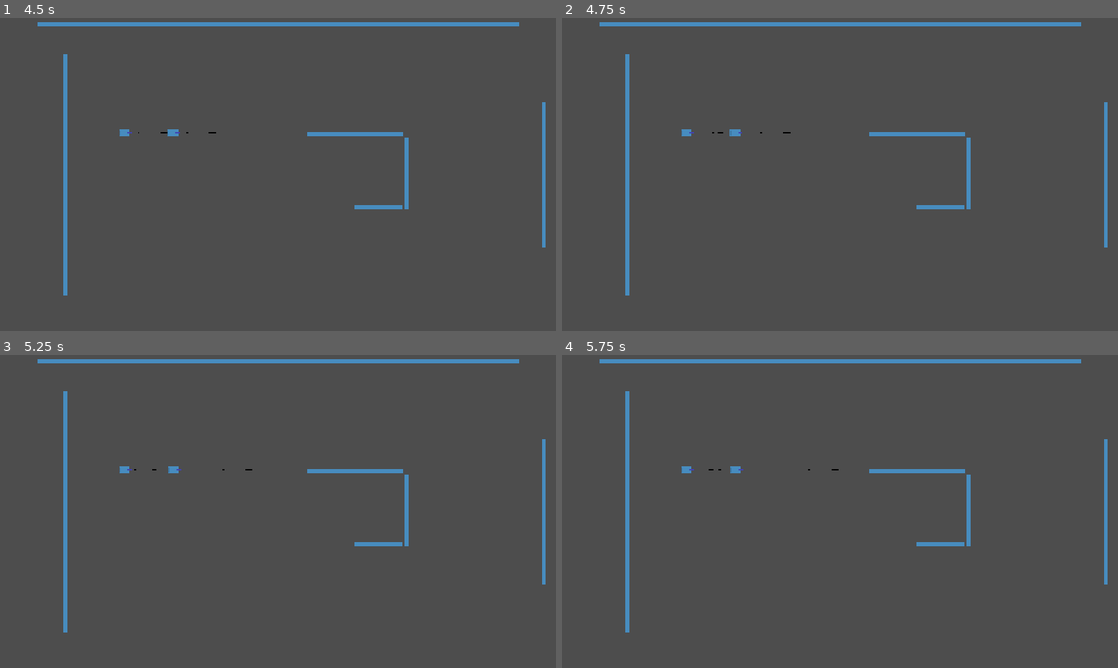
Above: before the commit, frames 1-4 (two rows, left to right).
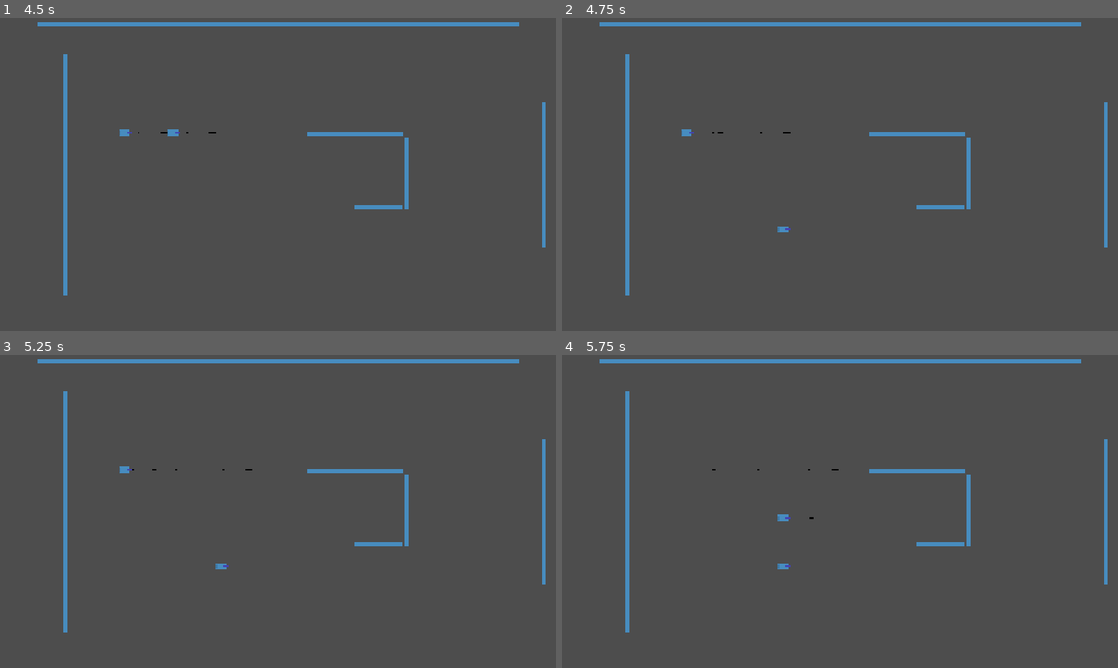
Above: after the commit, the same moments.

Repository: JoeyGiordano/TankTrouble2
Game: Godot game, scene res://game_container/game_container.tscn
Same seed, same stepped clock (60 frames per second), same inputs: the game is played once before the commit and once after it. The engine's default icon, where the game draws it, is replaced by a stand-in: a white triangle on a blue panel in a dark square.
Inputs:
- Up to frame 1 (4.5 s): click "[CutSceneOver]" at 0.5 s; click "Play" at 1.25 s; tap Q (tank1_shoot) at 2, 2.75, 2.85, 3.5 s; hold 4 2.03-2.78 s; tap 4 at 3.05, 3.8, 4.35 s; hold M (tank2_shoot) 3.53-4.28 s; tap Space at 4.25 s
- Up to frame 2 (4.75 s): no input
- Up to frame 3 (5.25 s): tap Enter at 5 s; hold 9 from 5.03 s (still down)
- Up to frame 4 (5.75 s): keep holding 9; tap 4 at 5.3 s

Frame 1 is identical in both runs. In frame 2, less than 0.1% of the frame differs, in the area x 30-42%, y 35-69%; in frame 3, less than 0.1%; in frame 4, 0.2%, in the area x 21-46%, y 35-69%.

Commit message:
Rename default bullet to basic bullet

Diff:
--- a/game/bullets/default_bullet/default_bullet.gd
+++ b/game/bullets/basic_bullet/basic_bullet.gd
@@ -1,7 +1,7 @@
 extends RigidBody2D
-class_name DefaultBullet
+class_name BasicBullet
 
-static var bullet_scene = preload("res://game/bullets/default_bullet/default_bullet.tscn")
+static var bullet_scene = preload("res://game/bullets/basic_bullet/basic_bullet.tscn")
 
 var speed : float
 var dir : Vector2
@@ -24,10 +24,10 @@
 		body.tank.die()
 		queue_free()
 
-static func instantiate(position_ : Vector2 , speed_ : float, dir_ : Vector2, lifetime_ : float) -> DefaultBullet :
+static func instantiate(position_ : Vector2 , speed_ : float, dir_ : Vector2, lifetime_ : float) -> BasicBullet :
 	#create a new bullet and return it
 	#instantiate a tank from the .tscn
-	var b : DefaultBullet = bullet_scene.instantiate() #have to call to game container here bc this method is static
+	var b : BasicBullet = bullet_scene.instantiate() #have to call to game container here bc this method is static
 
 	#set the variables
 	b.speed = speed_
--- /dev/null
+++ b/game/bullets/basic_bullet/basic_bullet.tscn
@@ -0,0 +1,26 @@
+[gd_scene load_steps=5 format=3 uid="uid://cwdtdg5xj5phs"]
+
+[ext_resource type="PhysicsMaterial" uid="uid://bnjatfvplfsop" path="res://game/bullets/basic_bullet/basic_bullet_physmat.tres" id="1_fkvyi"]
+[ext_resource type="Script" uid="uid://wrtuwofl23xx" path="res://game/bullets/basic_bullet/basic_bullet.gd" id="2_p48ds"]
+[ext_resource type="Texture2D" uid="uid://dxe5rsvu84bgc" path="res://icon.svg" id="3_fkyex"]
+
+[sub_resource type="CircleShape2D" id="CircleShape2D_m2nm7"]
+radius = 2.0
+
+[node name="BasicBullet" type="RigidBody2D"]
+physics_material_override = ExtResource("1_fkvyi")
+gravity_scale = 0.0
+contact_monitor = true
+max_contacts_reported = 8
+linear_damp_mode = 1
+script = ExtResource("2_p48ds")
+
+[node name="BulletSprite" type="Sprite2D" parent="."]
+modulate = Color(0, 0, 0, 1)
+scale = Vector2(4, 4)
+texture = ExtResource("3_fkyex")
+region_enabled = true
+region_rect = Rect2(63, 68, 1, 1)
+
+[node name="CollisionShape2D" type="CollisionShape2D" parent="."]
+shape = SubResource("CircleShape2D_m2nm7")
--- a/game/bullets/default_bullet/default_bullet.tscn
+++ /dev/null
@@ -1,26 +0,0 @@
-[gd_scene load_steps=5 format=3 uid="uid://cwdtdg5xj5phs"]
-
-[ext_resource type="PhysicsMaterial" uid="uid://bnjatfvplfsop" path="res://game/bullets/default_bullet/defualt_bullet_physmat.tres" id="1_uyll6"]
-[ext_resource type="Script" uid="uid://wrtuwofl23xx" path="res://game/bullets/default_bullet/default_bullet.gd" id="2_4jnwi"]
-[ext_resource type="Texture2D" uid="uid://dxe5rsvu84bgc" path="res://icon.svg" id="3_1r4oe"]
-
-[sub_resource type="CircleShape2D" id="CircleShape2D_m2nm7"]
-radius = 2.0
-
-[node name="Bullet" type="RigidBody2D"]
-physics_material_override = ExtResource("1_uyll6")
-gravity_scale = 0.0
-contact_monitor = true
-max_contacts_reported = 8
-linear_damp_mode = 1
-script = ExtResource("2_4jnwi")
-
-[node name="BulletSprite" type="Sprite2D" parent="."]
-modulate = Color(0, 0, 0, 1)
-scale = Vector2(4, 4)
-texture = ExtResource("3_1r4oe")
-region_enabled = true
-region_rect = Rect2(63, 68, 1, 1)
-
-[node name="CollisionShape2D" type="CollisionShape2D" parent="."]
-shape = SubResource("CircleShape2D_m2nm7")
--- a/game/tank/loadouts/basic/basic_tankloadout.gd
+++ b/game/tank/loadouts/basic/basic_tankloadout.gd
@@ -4,7 +4,7 @@
 @onready var guntip = $Guntip
 
 var max_bullets : int = 5
-var bullets : Array[DefaultBullet] = []
+var bullets : Array[BasicBullet] = []
 
 func _process(_delta):
 	if Input.is_key_pressed(KEY_4) : shoot()
@@ -13,7 +13,7 @@
 	update_bullets()
 	if bullets.size() == max_bullets : return
 
-	var b = DefaultBullet.instantiate(guntip.global_position, 100, tank_rigidbody.forward(), 7)
+	var b = BasicBullet.instantiate(guntip.global_position, 100, tank_rigidbody.forward(), 7)
 	bullets.append(b)
 	#play shoot sound and anim
 
--- a/game/tank/loadouts/basic/basic_tankloadout.tscn
+++ b/game/tank/loadouts/basic/basic_tankloadout.tscn
@@ -1,33 +1,40 @@
 [gd_scene load_steps=3 format=3 uid="uid://2su3htx11obo"]
 
-[ext_resource type="Script" uid="uid://cevvdvskheoas" path="res://game/tank/loadouts/basic/basic_tankloadout.gd" id="1_ojka0"]
-[ext_resource type="Texture2D" uid="uid://dxe5rsvu84bgc" path="res://icon.svg" id="2_188r1"]
+[ext_resource type="Texture2D" uid="uid://dxe5rsvu84bgc" path="res://icon.svg" id="1_sioxr"]
+[ext_resource type="Script" uid="uid://cevvdvskheoas" path="res://game/tank/loadouts/basic/basic_tankloadout.gd" id="1_vab7l"]
 
 [node name="BasicTankloadout" type="CollisionPolygon2D"]
 polygon = PackedVector2Array(-11, -7, 11, -7, 11, -2, 16, -2, 16, 2, 11, 2, 11, 7, -11, 7)
-script = ExtResource("1_ojka0")
+script = ExtResource("1_vab7l")
 
-[node name="BodySprite" type="Sprite2D" parent="."]
+[node name="Sprite" type="Node2D" parent="."]
+
+[node name="Body" type="Sprite2D" parent="Sprite"]
 scale = Vector2(22, 14)
-texture = ExtResource("2_188r1")
+texture = ExtResource("1_sioxr")
 region_enabled = true
 region_rect = Rect2(63, 68, 1, 1)
 
-[node name="BackIcon" type="Sprite2D" parent="."]
+[node name="Back" type="Sprite2D" parent="Sprite"]
 modulate = Color(0.858218, 0.858218, 0.858218, 1)
 position = Vector2(-9.25, 0.25)
 scale = Vector2(2.5, 9.5)
-texture = ExtResource("2_188r1")
+texture = ExtResource("1_sioxr")
 region_enabled = true
 region_rect = Rect2(63, 68, 1, 1)
 
-[node name="BarrelSprite" type="Sprite2D" parent="."]
+[node name="Barrel" type="Sprite2D" parent="Sprite"]
 modulate = Color(0.942703, 0.481239, 0.933172, 1)
 position = Vector2(10.875, -4.47035e-08)
 scale = Vector2(10.25, 4)
-texture = ExtResource("2_188r1")
+texture = ExtResource("1_sioxr")
 region_enabled = true
 region_rect = Rect2(63, 68, 1, 1)
 
 [node name="Guntip" type="Node2D" parent="."]
 position = Vector2(20, 0)
+
+[node name="Hitbox" type="Area2D" parent="."]
+
+[node name="CollisionPolygon2D" type="CollisionPolygon2D" parent="Hitbox"]
+polygon = PackedVector2Array(-11, -7, 11, -7, 11, -2, 16, -2, 16, 2, 11, 2, 11, 7, -11, 7)
--- a/game/tank/loadouts/empty_tankloadout.tscn
+++ b/game/tank/loadouts/empty_tankloadout.tscn
@@ -1,22 +1,32 @@
-[gd_scene load_steps=3 format=3 uid="uid://bd3yrfsuc246j"]
+[gd_scene load_steps=4 format=3 uid="uid://bd3yrfsuc246j"]
 
 [ext_resource type="Script" uid="uid://bookqmunfj674" path="res://game/tank/loadouts/tank_loadout.gd" id="1_1t7y6"]
 [ext_resource type="Texture2D" uid="uid://dxe5rsvu84bgc" path="res://icon.svg" id="1_iwq2m"]
+
+[sub_resource type="RectangleShape2D" id="RectangleShape2D_1t7y6"]
+size = Vector2(22, 14)
 
 [node name="EmptyTankloadout" type="CollisionPolygon2D"]
 polygon = PackedVector2Array(-11, -7, 11, -7, 11, 7, -11, 7)
 script = ExtResource("1_1t7y6")
 
-[node name="BodySprite" type="Sprite2D" parent="."]
+[node name="Sprite" type="Node2D" parent="."]
+
+[node name="Body" type="Sprite2D" parent="Sprite"]
 scale = Vector2(22, 14)
 texture = ExtResource("1_iwq2m")
 region_enabled = true
 region_rect = Rect2(63, 68, 1, 1)
 
-[node name="BackIcon" type="Sprite2D" parent="."]
+[node name="Back" type="Sprite2D" parent="Sprite"]
 modulate = Color(0.858218, 0.858218, 0.858218, 1)
 position = Vector2(-9.25, 0.25)
 scale = Vector2(2.5, 9.5)
 texture = ExtResource("1_iwq2m")
 region_enabled = true
 region_rect = Rect2(63, 68, 1, 1)
+
+[node name="Hitbox" type="Area2D" parent="."]
+
+[node name="CollisionShape2D" type="CollisionShape2D" parent="Hitbox"]
+shape = SubResource("RectangleShape2D_1t7y6")
Renamed: game/bullets/default_bullet/default_bullet.gd.uid -> game/bullets/basic_bullet/basic_bullet.gd.uid
Renamed: game/bullets/default_bullet/defualt_bullet_physmat.tres -> game/bullets/basic_bullet/basic_bullet_physmat.tres
